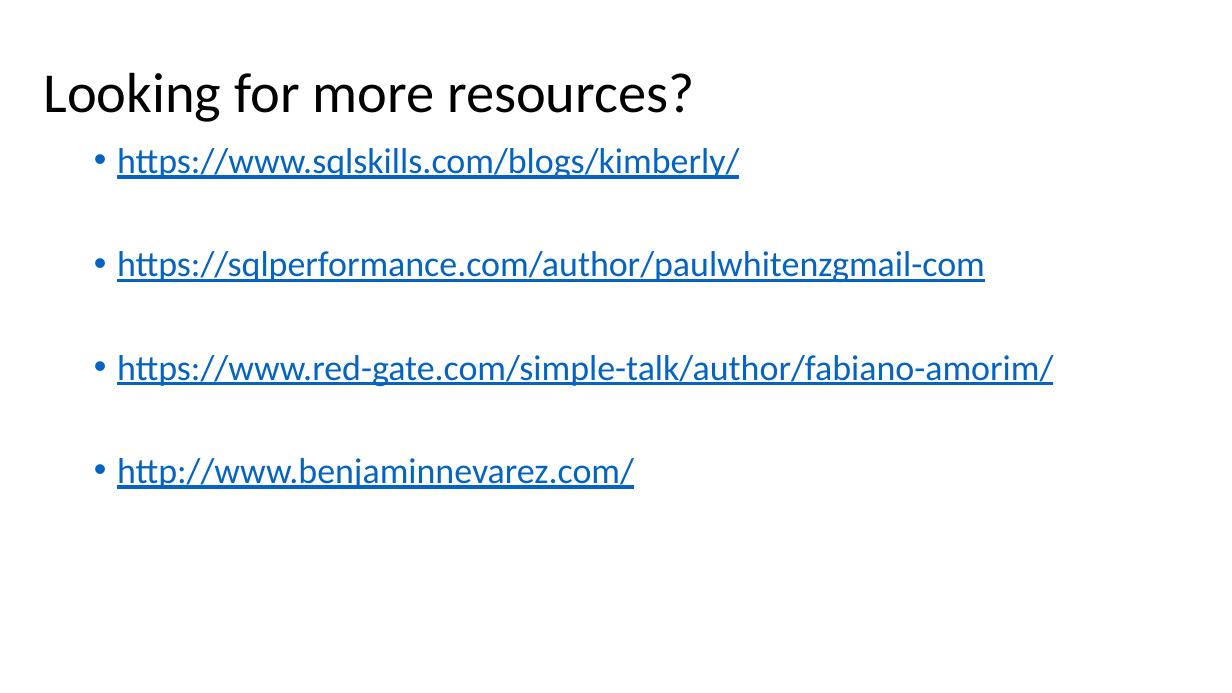
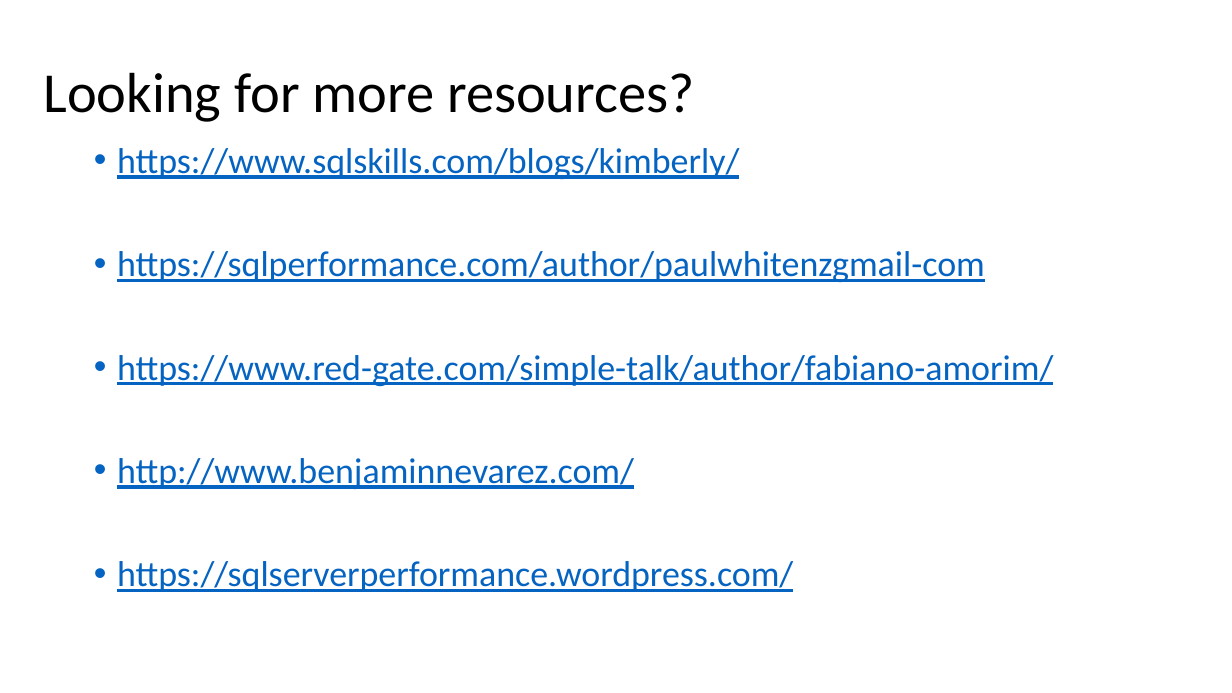
Before and after one commit to marcosfreccia/sql-saturday-689-prague, a slide deck: slide 21 of Stop everything! Top T-SQL tricks to a developer.pptx. Drawn at 1232x693 pixels with LibreOffice and Linux fonts; fonts in the diff are those of the drawing; background and template pictures are left out. Boxes give left, top, right and bottom in pixels: in the first picture for what was removed or moved away, otherwise in the second. Text is boxed around its words. In the diff, an @@ line names an element or a change of style, - is before the commit and + after.

```diff
--- a/Stop everything! Top T-SQL tricks to a developer.pptx
+++ b/Stop everything! Top T-SQL tricks to a developer.pptx
@@ text at bbox=[117, 561, 793, 592]: paragraph added @@
+• https://sqlserverperformance.wordpress.com/
```
Also in this commit, not shown: 2 other slides changed, 1 other file.
